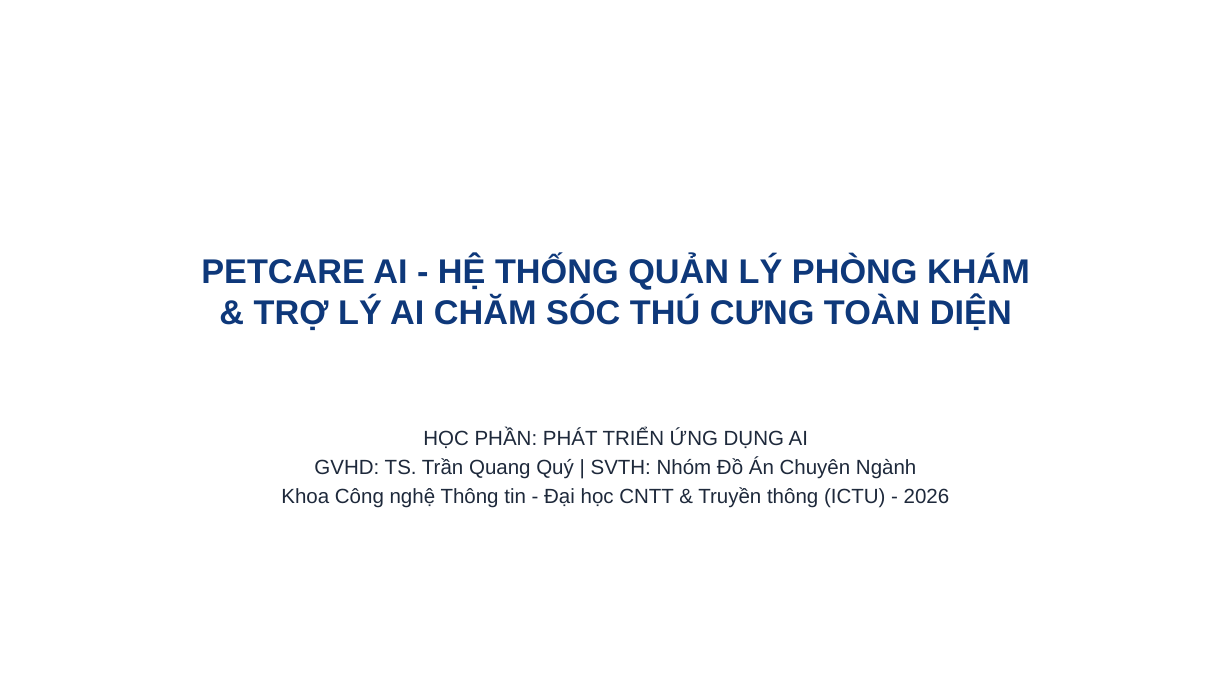
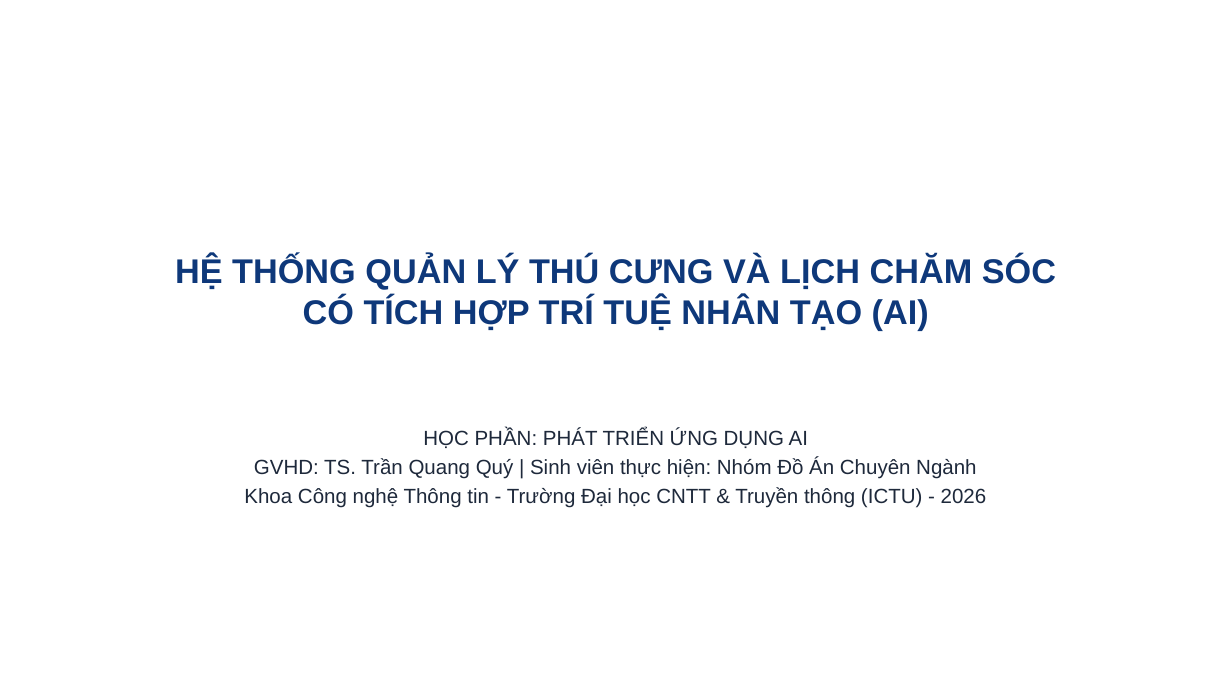
Before and after one commit to dtc245200209-lang/HE-THONG-QUAN-LY-THU-CUNG-VA-LICH-CHAM-SOC-CO-TICH-HOP-AI, a slide deck: slide 1 of BAO_CAO_THUYET_TRINH_PETCARE_AI.pptx. Drawn at 1232x693 pixels with LibreOffice and Linux fonts; fonts in the diff are those of the drawing; background and template pictures are left out. Boxes give left, top, right and bottom in pixels: in the first picture for what was removed or moved away, otherwise in the second. Text is boxed around its words. In the diff, an @@ line names an element or a change of style, - is before the commit and + after.

```diff
--- a/BAO_CAO_THUYET_TRINH_PETCARE_AI.pptx
+++ b/BAO_CAO_THUYET_TRINH_PETCARE_AI.pptx
@@ title at bbox=[175, 256, 1056, 331]: text changed @@
-PETCARE AI - HỆ THỐNG QUẢN LÝ PHÒNG KHÁM
-& TRỢ LÝ AI CHĂM SÓC THÚ CƯNG TOÀN DIỆN
+HỆ THỐNG QUẢN LÝ THÚ CƯNG VÀ LỊCH CHĂM SÓC
+CÓ TÍCH HỢP TRÍ TUỆ NHÂN TẠO (AI)
@@ subtitle at bbox=[244, 458, 987, 508]: text changed @@
-GVHD: TS. Trần Quang Quý | SVTH: Nhóm Đồ Án Chuyên Ngành
-Khoa Công nghệ Thông tin - Đại học CNTT & Truyền thông (ICTU) - 2026
+GVHD: TS. Trần Quang Quý | Sinh viên thực hiện: Nhóm Đồ Án Chuyên Ngành
+Khoa Công nghệ Thông tin - Trường Đại học CNTT & Truyền thông (ICTU) - 2026
```
Also in this commit, not shown: 13 other slides changed, 2 other files.
